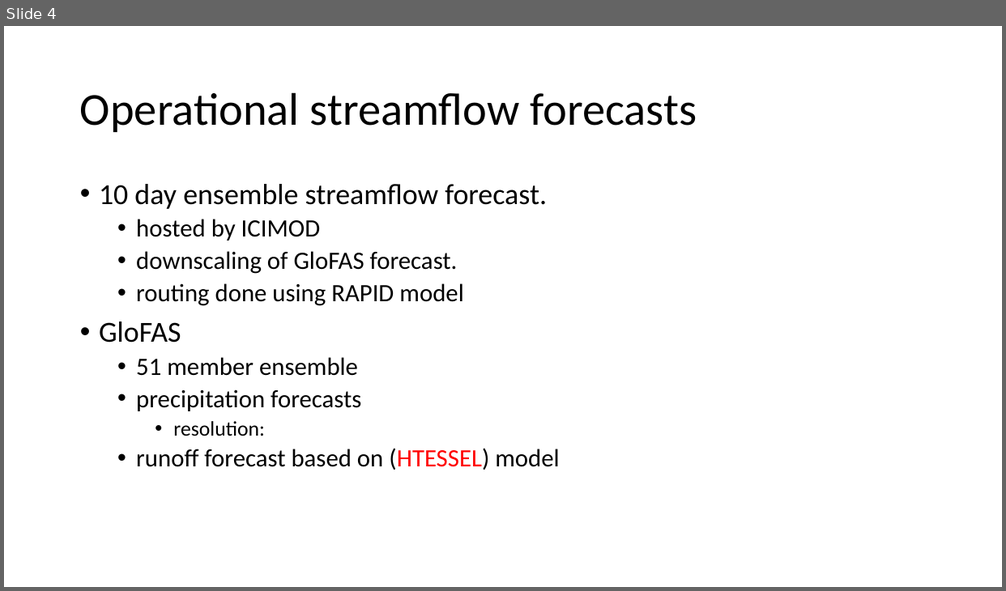
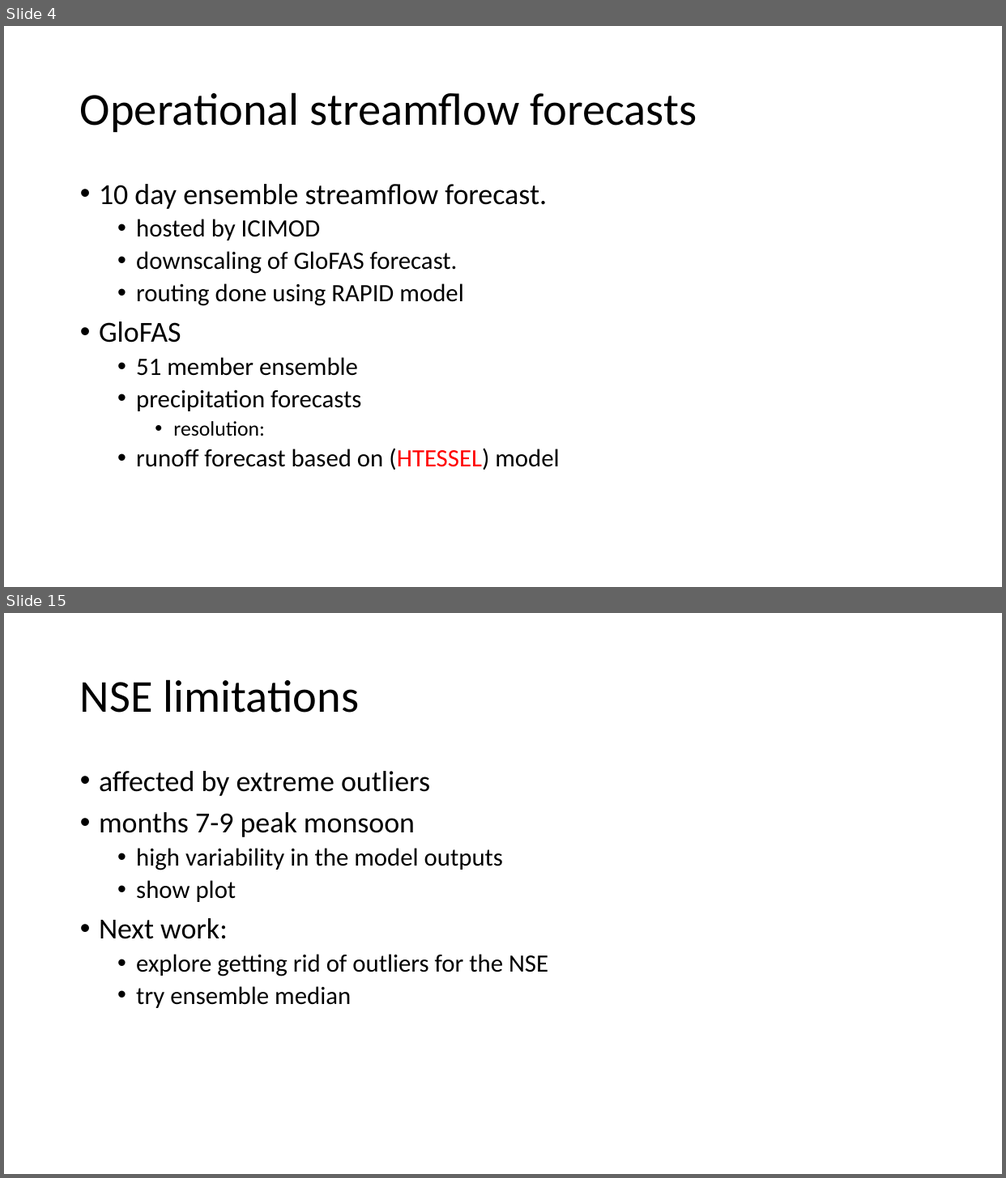
Before and after one commit to abhinabkadel/Thesis, a slide deck: Presentations/Thesis progress.pptx. Shown one above the other, each under a label of ours: slide 4 before the commit, slides 4 and 15 after it; the slides between them are not shown. The pictures are 1006x591 and 1006x1178 pixels, drawn with LibreOffice and Linux fonts; fonts in the diff are those of the drawing. Boxes give left, top, right and bottom in pixels: in the first picture for what was removed or moved away, otherwise in the second. Text is boxed around its words. In the diff, an @@ line names an element or a change of style, - is before the commit and + after.

```diff
--- a/Presentations/Thesis progress.pptx
+++ b/Presentations/Thesis progress.pptx
@@ slide 15 added at [4,613,1002,1174], background #FFFFFF @@
@@ title added at [80,679,360,713], 44 pt, text #000000 @@
+NSE limitations
@@ text added at [99,771,548,1008], 24 pt, text #000000 @@
+• affected by extreme outliers
+• months 7-9 peak monsoon
+  • high variability in the model outputs
+  • show plot
+• Next work:
+  • explore getting rid of outliers for the NSE
+  • try ensemble median
```
Also in this commit, not shown: 12 other slides added, 1 slide removed.
